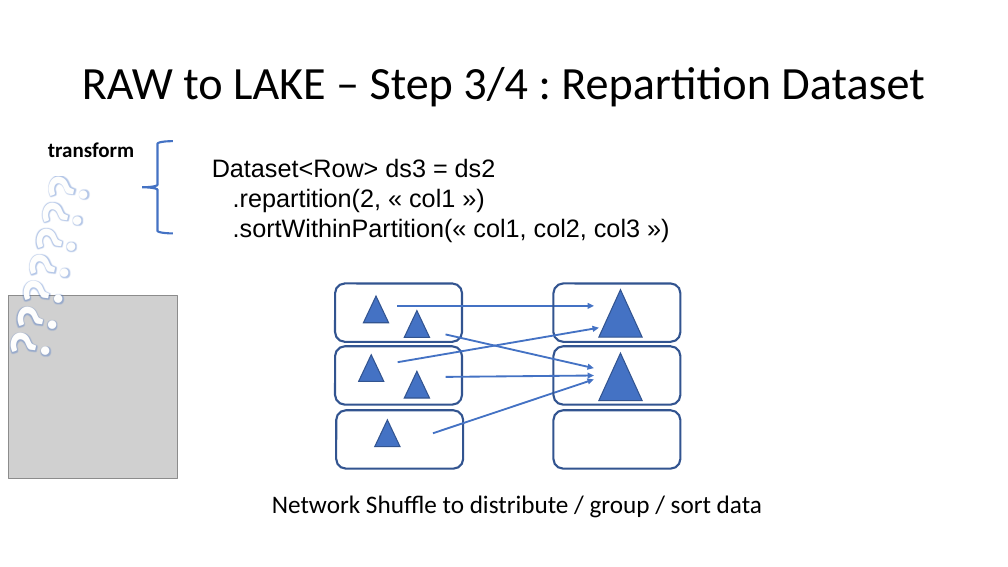
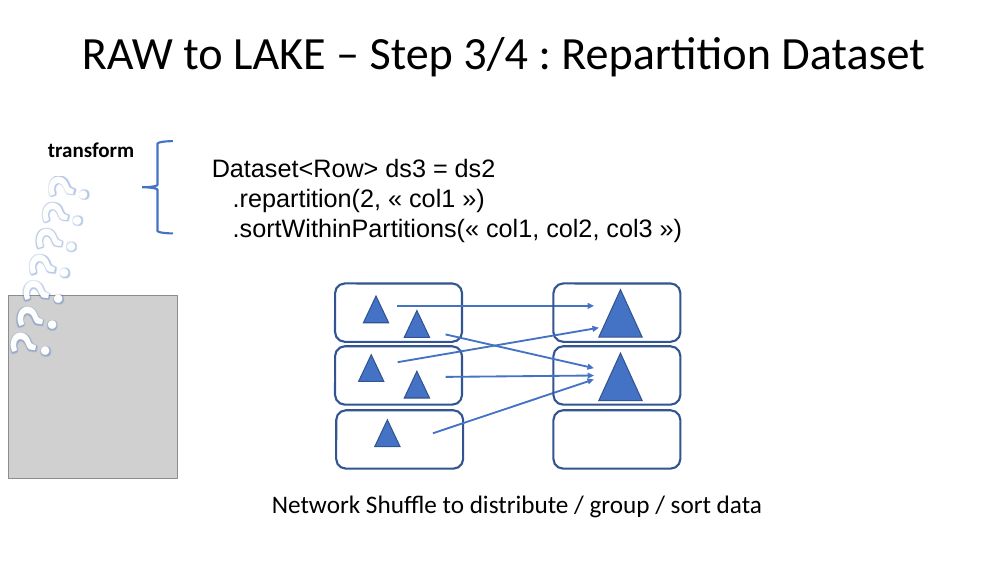
Before and after one commit to Arnaud-Nauwynck/presentations, a slide deck: slide 27 of pres-bigdata/10-Spark-unified-engine-features.pptx. Drawn at 1008x567 pixels with LibreOffice and Linux fonts; fonts in the diff are those of the drawing; grey boxes stand for pictures. Boxes give left, top, right and bottom in pixels: in the first picture for what was removed or moved away, otherwise in the second. Text is boxed around its words. In the diff, an @@ line names an element or a change of style, - is before the commit and + after.

```diff
--- a/pres-bigdata/10-Spark-unified-engine-features.pptx
+++ b/pres-bigdata/10-Spark-unified-engine-features.pptx
@@ title "RAW to LAKE – Step ...": place and size @@
-title "RAW to LAKE – Step ..." at <box>82,67,924,107</box>
+title "RAW to LAKE – Step ..." at <box>82,37,924,77</box>
@@ text at <box>212,158,652,243</box>: text changed @@
-Dataset<Row> ds3 = ds2
-.repartition(2, « col1 »)
-.sortWithinPartition(« col1, col2, col3 »)
+Dataset<Row> ds3 = ds2
+.repartition(2, « col1 »)
+.sortWithinPartitions(« col1, col2, col3 »)
```
Also in this commit, not shown: 87 other slides changed, 12 other files.
